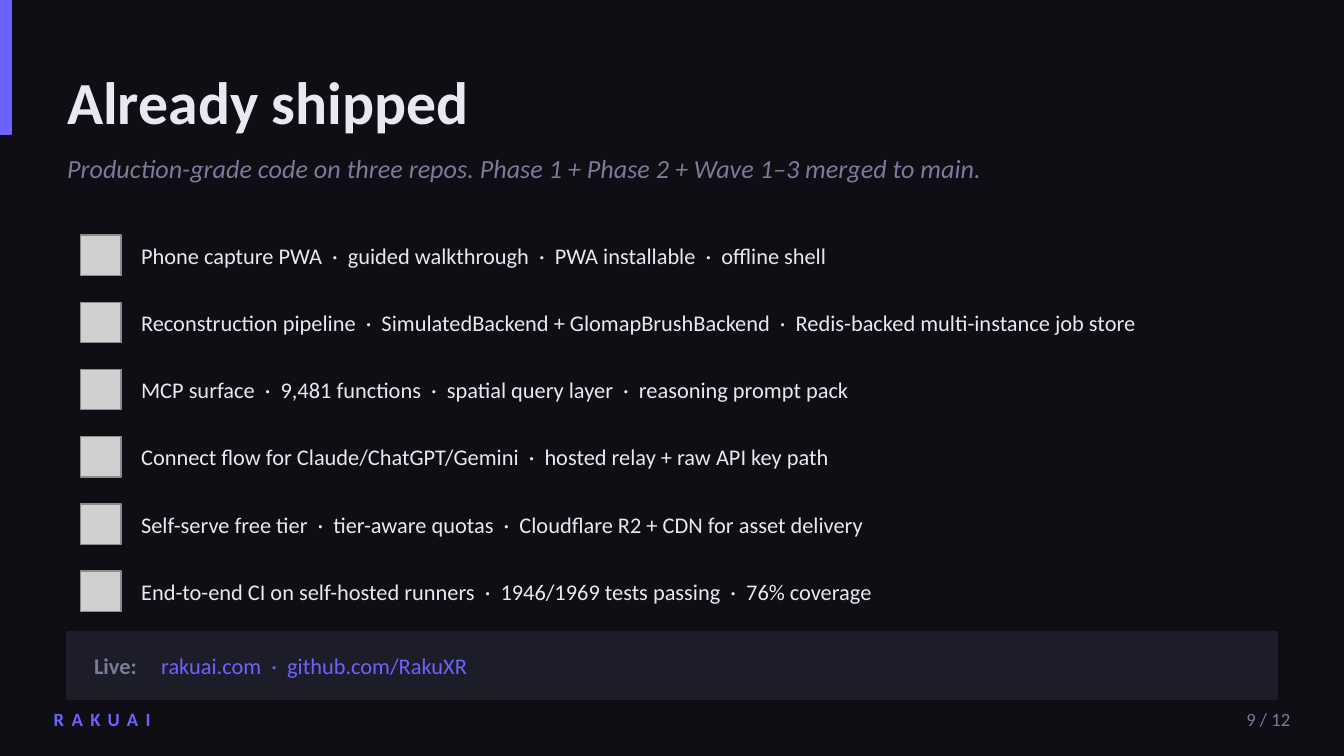
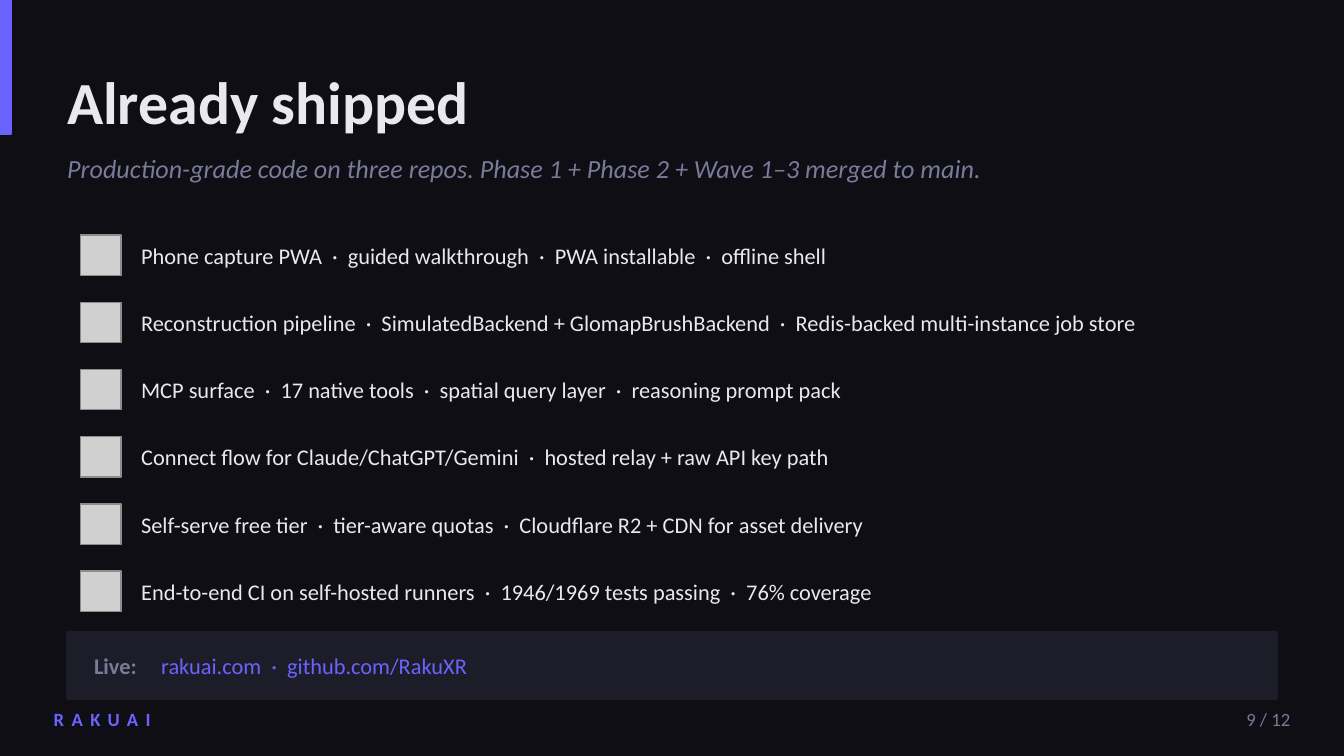
Before and after one commit to RakuXR/rakuxr.github.io, a slide deck: slide 9 of deck.pptx. Drawn at 1344x756 pixels with LibreOffice and Linux fonts; fonts in the diff are those of the drawing; grey boxes stand for pictures. Boxes give left, top, right and bottom in pixels: in the first picture for what was removed or moved away, otherwise in the second. Text is boxed around its words. In the diff, an @@ line names an element or a change of style, - is before the commit and + after.

```diff
--- a/deck.pptx
+++ b/deck.pptx
@@ text at (141, 382, 841, 402): text changed @@
-MCP surface · 9,481 functions · spatial query layer · reasoning prompt pack
+MCP surface · 17 native tools · spatial query layer · reasoning prompt pack
```
Also in this commit, not shown: 7 other slides changed, 1 other file.
